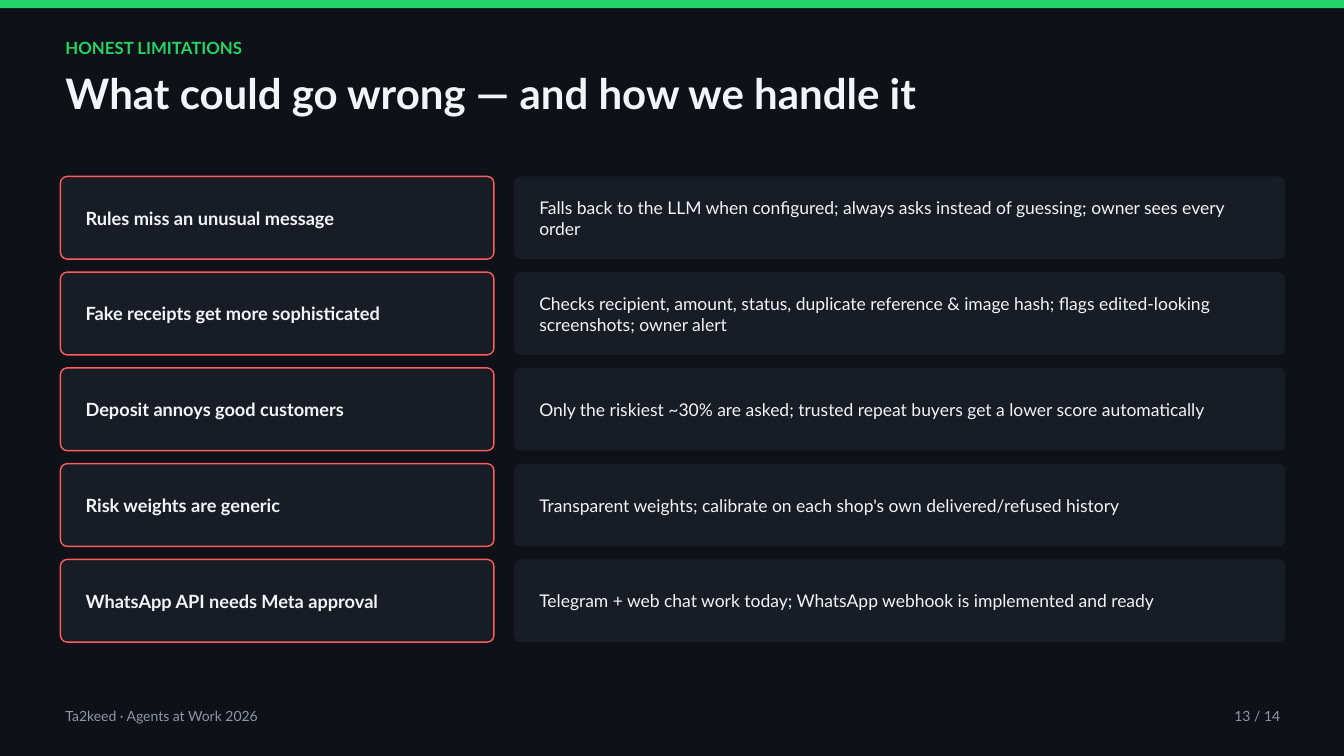
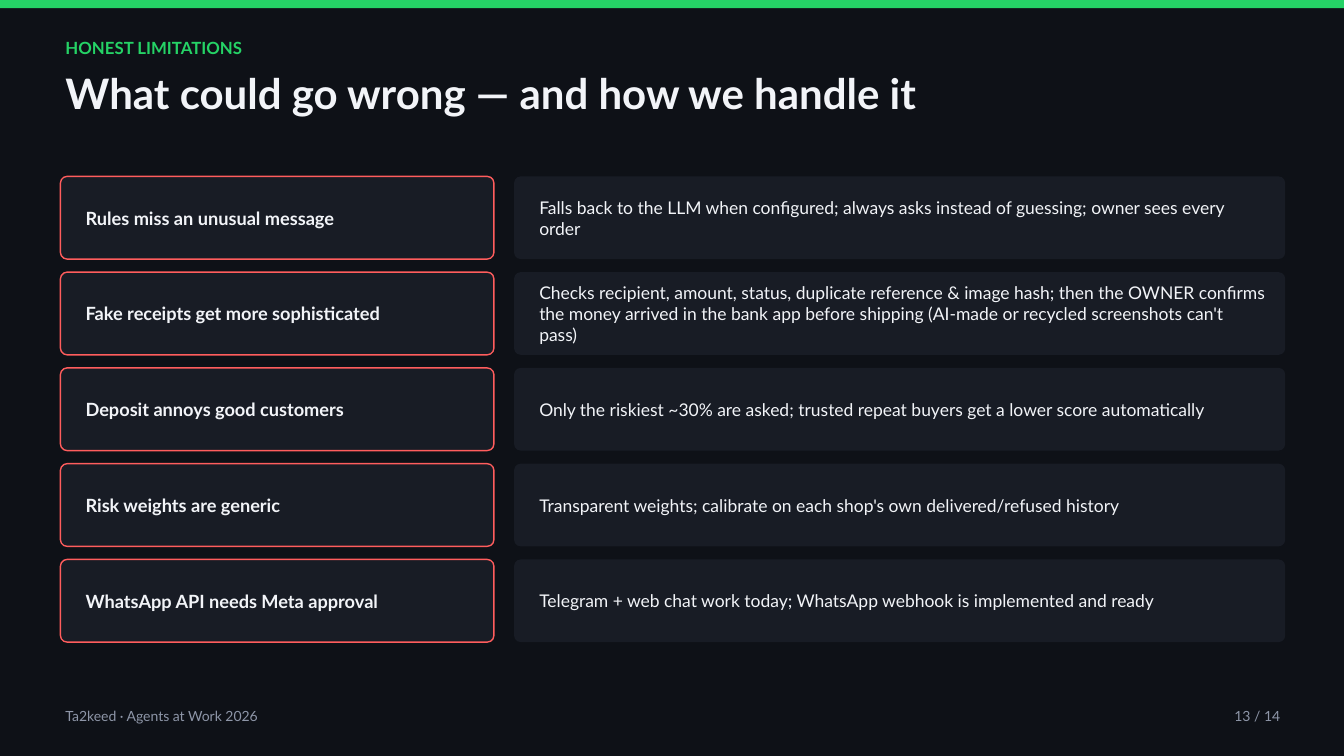
Before and after one commit to MahmoudJimmey/Ta2keed, a slide deck: slide 13 of docs/Ta2keed-impact-slides.pptx. Drawn at 1344x756 pixels with LibreOffice and Linux fonts; fonts in the diff are those of the drawing. Boxes give left, top, right and bottom in pixels: in the first picture for what was removed or moved away, otherwise in the second. Text is boxed around its words. In the diff, an @@ line names an element or a change of style, - is before the commit and + after.

Commit message:
Owner payment confirmation (2nd fraud layer), security hardening, Apple-style redesign
- Receipts that pass automatic checks now wait for the owner: screenshot + details sent to
  Telegram (inline buttons) / WhatsApp (reply buttons or quick-reply template), dashboard card,
  text replies 'تم 1234' / 'لا 1234', reminders at 30 min / 3 h, nothing ships before approval.
  Reused screenshots/references blocked even while pending. Policy toggle in the wizard.
- Secrets encrypted at rest (Fernet), CSP/HSTS/nosniff headers, CSRF same-origin check,
  login rate limit, secure cookies, 0600 files, backup + customer export/erase endpoints.
- New light/dark design system for dashboard, wizard and login; escaped rendering.
- docs/security.md; README, deploy, slides updated. 71 tests.

```diff
--- a/docs/Ta2keed-impact-slides.pptx
+++ b/docs/Ta2keed-impact-slides.pptx
@@ text at (539, 286, 1265, 344): text changed @@
-Checks recipient, amount, status, duplicate reference & image hash; flags edited-looking screenshots; owner alert
+Checks recipient, amount, status, duplicate reference & image hash; then the OWNER confirms the money arrived in the bank app before shipping (AI-made or recycled screenshots can't pass)
```
Also in this commit, not shown: 4 other slides changed, 42 other files.
